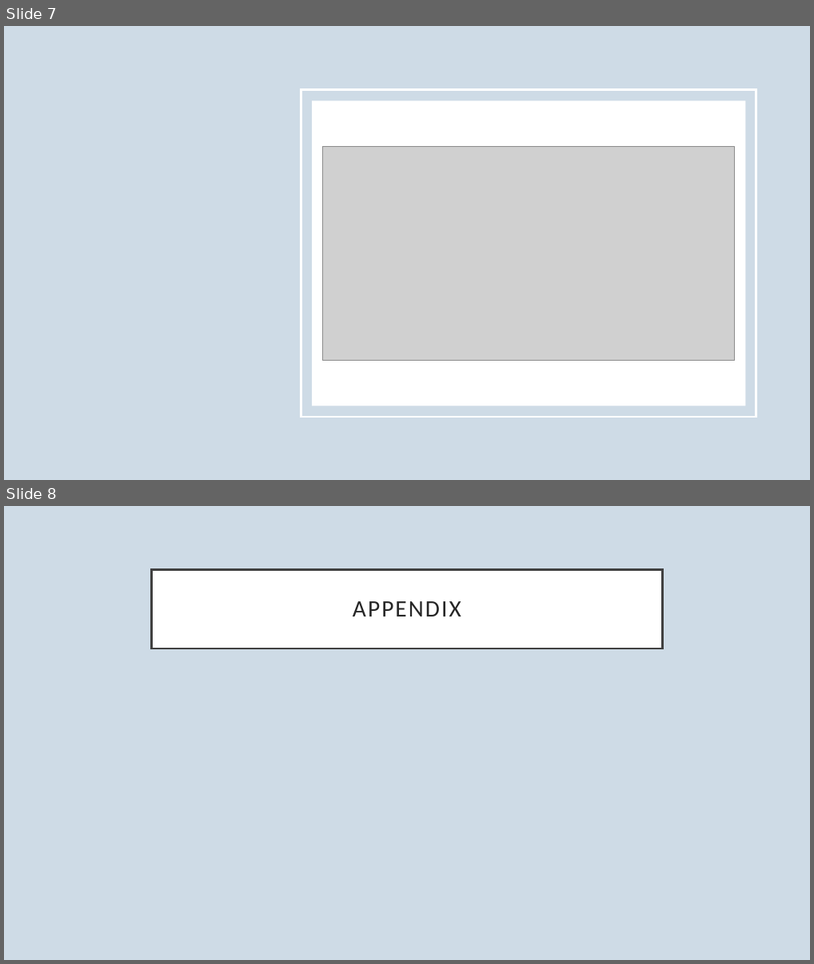
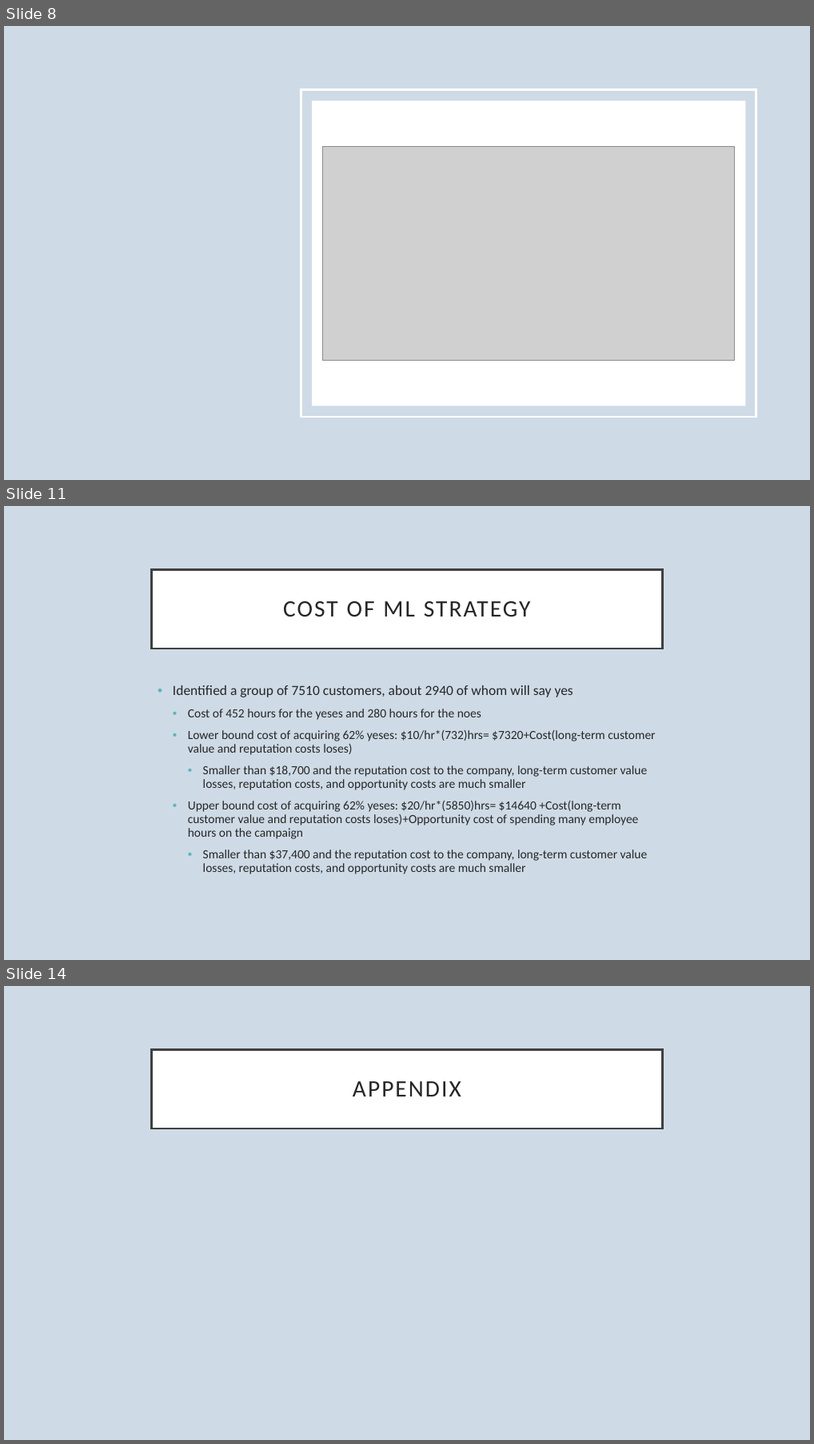
Before and after one commit to dapopov-st/bank-marketing-predicting-term-deposit-subscription, a slide deck: BankMarketing.pptx. Shown one above the other, each under a label of ours: slides 7 and 8 before the commit, slides 8, 11 and 14 after it; the slides between them are not shown. The pictures are 814x964 and 814x1444 pixels, drawn with LibreOffice and Linux fonts; fonts in the diff are those of the drawing; grey boxes stand for pictures. Boxes give left, top, right and bottom in pixels: in the first picture for what was removed or moved away, otherwise in the second. Text is boxed around its words. In the diff, an @@ line names an element or a change of style, - is before the commit and + after.

```diff
--- a/BankMarketing.pptx
+++ b/BankMarketing.pptx
@@ slide 11 added at [4, 506, 810, 960], background #CEDBE6 @@
@@ title added at [152, 569, 662, 648], fill #FFFFFF, outline #404040 2.5 pt, 28 pt, text #262626 @@
+COST OF ML STRATEGY
@@ text added at [173, 685, 655, 874], 14.8 pt, text #262626 @@
+• Identified a group of 7510 customers, about 2940 of whom will say yes
+  • Cost of 452 hours for the yeses and 280 hours for the noes
+  • Lower bound cost of acquiring 62% yeses: $10/hr*(732)hrs= $7320+Cost(long-term customer value and reputation costs loses)
+    • Smaller than $18,700 and the reputation cost to the company, long-term customer value losses, reputation costs, and opportunity costs are much smaller
+  • Upper bound cost of acquiring 62% yeses: $20/hr*(5850)hrs= $14640 +Cost(long-term customer value and reputation costs loses)+Opportunity cost of spending many employee hours on the campaign
+    • Smaller than $37,400 and the reputation cost to the company, long-term customer value losses, reputation costs, and opportunity costs are much smaller
@@ what was slide 7 is now slide 8 @@
@@ what was slide 8 is now slide 14 @@
```
Also in this commit, not shown: 5 slides changed, 16 other slides added, 1 slide removed, 1 other file.
